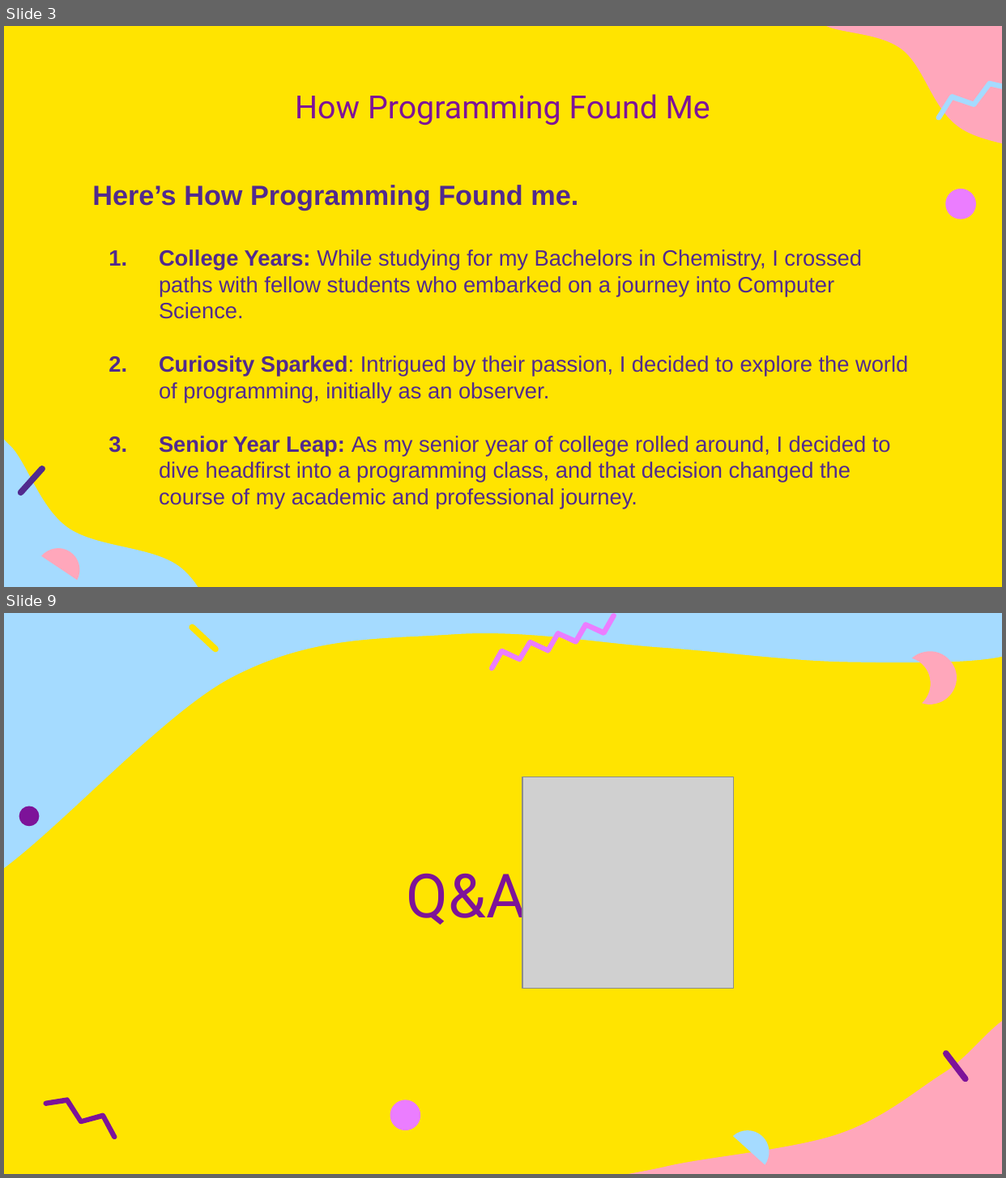
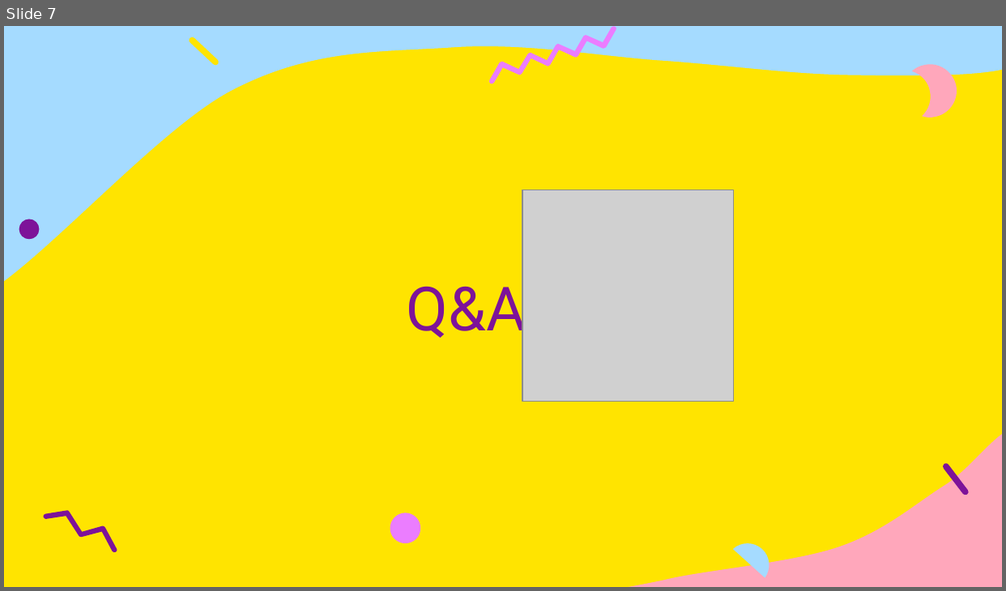
Before and after one commit to DavidVLe1/medieval-platform-shooter, a slide deck: Capstone platform shooter.pptx. Shown one above the other, each under a label of ours: slides 3 and 9 before the commit, slide 7 after it; the slides between them are not shown. The pictures are 1006x1178 and 1006x591 pixels, drawn with LibreOffice and Linux fonts; fonts in the diff are those of the drawing; grey boxes stand for pictures. Boxes give left, top, right and bottom in pixels: in the first picture for what was removed or moved away, otherwise in the second. Text is boxed around its words. In the diff, an @@ line names an element or a change of style, - is before the commit and + after.

```diff
--- a/Capstone platform shooter.pptx
+++ b/Capstone platform shooter.pptx
@@ slide 3 removed at [4,26,1002,587], background #FFE400 @@
@@ freeform shape removed at [791,26,1002,275] @@
@@ title removed at [295,94,710,125] @@
-How Programming Found Me
@@ freeform shape removed at [931,75,1002,122] @@
@@ text removed at [92,185,908,510] @@
-Here’s How Programming Found me.
-1. College Years: While studying for my Bachelors in Chemistry, I crossed paths with fellow students who embarked on a journey into Computer Science.
-2. Curiosity Sparked: Intrigued by their passion, I decided to explore the world of programming, initially as an observer.
-3. Senior Year Leap: As my senior year of college rolled around, I decided to dive headfirst into a programming class, and that decision changed the course of my academic and professional journey.
@@ freeform shape removed at [945,189,976,220] @@
@@ freeform shape removed at [4,418,347,587] @@
@@ freeform shape removed at [12,465,52,497] @@
@@ freeform shape removed at [40,541,82,587] @@
@@ what was slide 9 is now slide 7 @@
```
Also in this commit, not shown: 5 slides changed, 1 slide added, 2 other slides removed.
